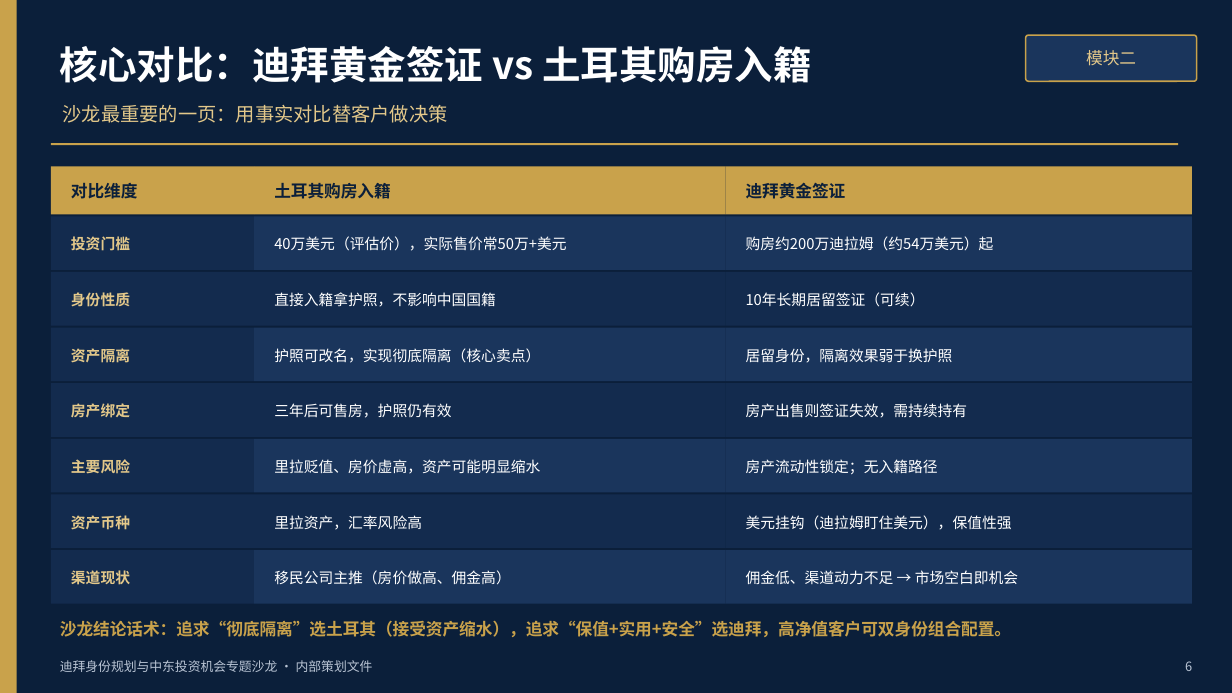
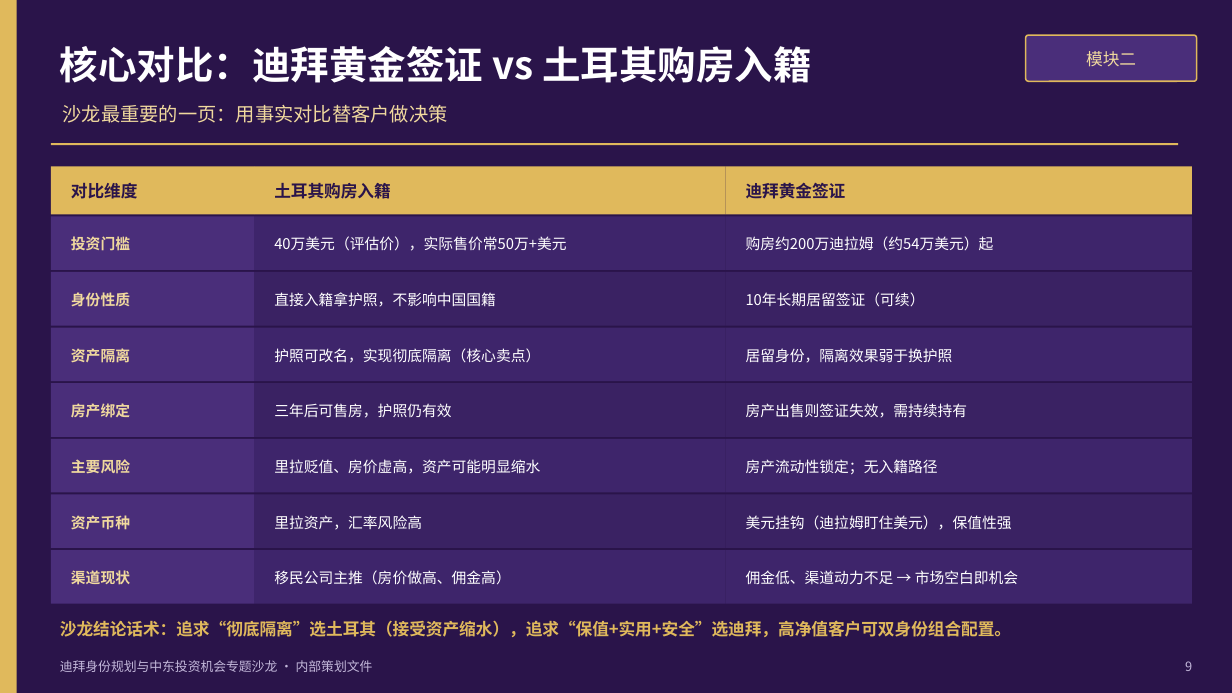
Before and after one commit to hujigang2010-maker/AIDEN, a slide deck: slide 9 of deliverables/迪拜专题沙龙-内容框架与议程.pptx (slide 6 before the commit). Drawn at 1232x693 pixels with LibreOffice and Linux fonts; fonts in the diff are those of the drawing. Boxes give left, top, right and bottom in pixels: in the first picture for what was removed or moved away, otherwise in the second. Text is boxed around its words. In the diff, an @@ line names an element or a change of style, - is before the commit and + after.

```diff
--- a/deliverables/迪拜专题沙龙-内容框架与议程.pptx
+++ b/deliverables/迪拜专题沙龙-内容框架与议程.pptx
@@ background #0B1F3A to #2A144A @@
@@ rounded rectangle at bbox=[1026, 35, 1197, 81]: fill #1A355C to #4A2E7A; outline #C9A24B 1.2 pt to #E0B95C 1.2 pt @@
@@ text colour #E3C88A to #F0D99E in 9 elements at bbox=[71, 236, 130, 250], bbox=[71, 292, 130, 306], bbox=[71, 348, 130, 362], bbox=[71, 403, 130, 418], bbox=[71, 459, 130, 474], bbox=[71, 515, 130, 530], bbox=[71, 570, 130, 584], bbox=[1086, 51, 1136, 67], bbox=[63, 105, 448, 123] @@
@@ fill #C9A24B to #E0B95C in 5 elements at bbox=[0, 0, 17, 693], bbox=[51, 143, 1178, 145], bbox=[254, 166, 726, 214], bbox=[726, 166, 1192, 214], bbox=[51, 166, 254, 214] @@
@@ text colour #0B1F3A to #2A144A in 3 elements at bbox=[71, 183, 138, 199], bbox=[274, 183, 391, 199], bbox=[746, 183, 846, 199] @@
@@ fill #132B4E to #3A2263 in 6 elements at bbox=[254, 272, 726, 325], bbox=[726, 272, 1192, 325], bbox=[254, 384, 726, 437], bbox=[726, 384, 1192, 437], bbox=[254, 494, 726, 548], bbox=[726, 494, 1192, 548] @@
@@ fill #132B4E to #4A2E7A in 7 elements at bbox=[51, 216, 254, 270], bbox=[51, 272, 254, 325], bbox=[51, 328, 254, 382], bbox=[51, 384, 254, 437], bbox=[51, 439, 254, 493], bbox=[51, 494, 254, 548], bbox=[51, 550, 254, 604] @@
@@ fill #1A355C to #3E256B in 8 elements at bbox=[254, 216, 726, 270], bbox=[726, 216, 1192, 270], bbox=[254, 328, 726, 382], bbox=[726, 328, 1192, 382], bbox=[254, 439, 726, 493], bbox=[726, 439, 1192, 493], bbox=[254, 550, 726, 604], bbox=[726, 550, 1192, 604] @@
@@ text "沙龙结论话术：追求“彻底隔离”选土耳其（接受资产缩水），追求“保值+实用+安全”选迪拜，高净值客户可双身份组合配置。" at bbox=[60, 620, 1011, 637]: text colour #C9A24B to #E0B95C @@
@@ text "迪拜身份规划与中东投资机会专题沙龙 · 内部策划文件" at bbox=[60, 660, 373, 672]: text colour #B9C4D4 to #C3B8DA @@
@@ text at bbox=[1185, 661, 1192, 671]: text changed; text colour #B9C4D4 to #C3B8DA @@
-6
+9
```
Also in this commit, not shown: 12 other slides changed, 4 slides added, 1 slide removed, 4 other files.
